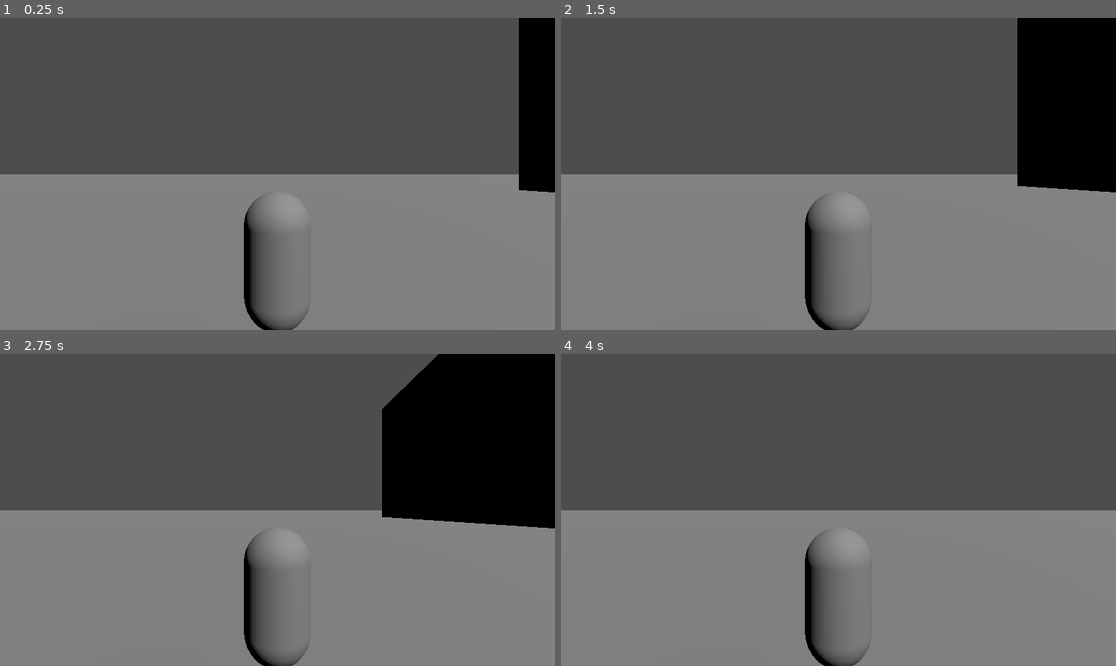
Above: before the commit, frames 1-4 (two rows, left to right).
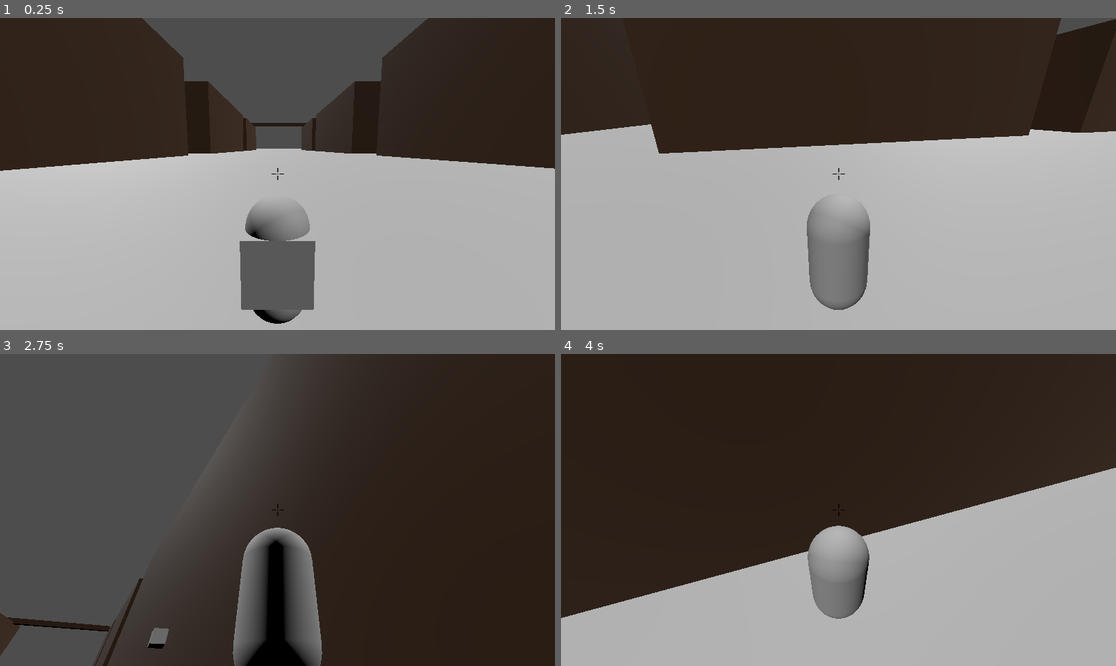
Above: after the commit, the same moments.

Repository: IgorMianowany/RC-Final
Game: Godot game, scene res://level.tscn
The game is run twice, just before and just after one commit, with the same random seed, the same clock (stepped at 60 frames per second) and the same inputs.
Inputs (mouse positions are in pixels of both pictures, inside the frame that each line leads up to):
- Up to frame 1 (0.25 s): no input
- Up to frame 2 (1.5 s): tap Enter (ui_accept) at 0.5, 0.6 s; move the mouse to (960, 158) at 0.52 s; hold E (fire_right_hook, bound only after the commit) 0.53-1.28 s; tap Space (jump, bound only after the commit) at 0.77, 0.8, 1.07, 1.35 s; move the mouse to (727, 189) at 1.27 s; hold S (backward) from 1.28 s (still down)
- Up to frame 3 (2.75 s): tap Space (jump, bound only after the commit) at 1.52, 1.82, 2.3 s; tap Enter (ui_accept) at 1.55, 2.1 s; move the mouse to (333, 441) at 2.02 s; release S (backward) at 2.03 s; hold E (fire_right_hook, bound only after the commit) from 2.03 s (still down)
- Up to frame 4 (4 s): move the mouse to (810, 572) at 2.77 s; release E (fire_right_hook, bound only after the commit) at 2.78 s; hold W (forward) 2.78-3.53 s; tap Enter (ui_accept) at 2.85 s; tap Space (jump, bound only after the commit) at 3.02, 3.32, 3.6, 3.77 s; move the mouse to (1005, 556) at 3.52 s; hold A (left) from 3.53 s (still down)

The runs differ from the first frame. In frame 1, 87% of the frame differs, in the area x 0-100%, y 0-100%; in frame 2, 98%; in frame 3, 73%; in frame 4, 99%.

Commit message:
movement, basic grapple

Diff:
--- /dev/null
+++ b/grappling_hook.gd
@@ -0,0 +1,46 @@
+extends Node3D
+class_name GrapplingHook
+
+var can_fire : bool = true
+var direction : Vector3 = Vector3.ZERO
+var lifetime : float = 1.5
+var player : Player
+var collided : bool = false
+
+@export var speed : float = 100
+
+@onready var raycast : RayCast3D = $RayCast3D
+
+func _ready():
+	raycast.enabled = false
+
+func _physics_process(delta: float) -> void:
+	transform.origin += direction
+	lifetime -= delta
+	#if (raycast.is_colliding()):
+		#print("colliding")
+	if (raycast.is_colliding() and not collided):
+		lifetime = 3
+		direction = Vector3.ZERO
+		collided = true
+
+	if lifetime < 0:
+		reset_hook()
+
+
+
+func fire(_direction : Vector3):
+	if (not can_fire):
+		return
+	raycast.enabled = true
+	direction = _direction
+	can_fire = false
+	lifetime = 1.5
+	#await(get_tree().create_timer(lifetime).timeout)
+
+func reset_hook():
+	reparent(player)
+	direction = Vector3.ZERO
+	can_fire = true
+	transform.origin = Vector3.ZERO
+	collided = false
--- /dev/null
+++ b/grappling_hook.tscn
@@ -0,0 +1,17 @@
+[gd_scene load_steps=3 format=3 uid="uid://b44eg43mq7p14"]
+
+[ext_resource type="Script" uid="uid://g7s8myhuqtvg" path="res://grappling_hook.gd" id="1_636o4"]
+
+[sub_resource type="BoxMesh" id="BoxMesh_m334j"]
+
+[node name="GrapplingHook" type="Node3D"]
+script = ExtResource("1_636o4")
+
+[node name="MeshInstance3D" type="MeshInstance3D" parent="."]
+mesh = SubResource("BoxMesh_m334j")
+
+[node name="RayCast3D" type="RayCast3D" parent="."]
+transform = Transform3D(-32.00884, 0, 0, 0, -13.403767, 0, 0, 0, -1.976073, 0, 0, -0.50522584)
+target_position = Vector3(0, 0, 1)
+hit_from_inside = true
+collide_with_areas = true
--- a/house.tscn
+++ b/house.tscn
@@ -7,7 +7,15 @@
 material = SubResource("StandardMaterial3D_g5ubp")
 size = Vector3(40, 35, 100)
 
+[sub_resource type="ConvexPolygonShape3D" id="ConvexPolygonShape3D_g5ubp"]
+points = PackedVector3Array(20, 17.5, 50, 20, -17.5, 50, 20, 17.5, -50, -20, 17.5, 50, -20, -17.5, 50, 20, -17.5, -50, -20, 17.5, -50, -20, -17.5, -50)
+
 [node name="House" type="Node3D"]
 
 [node name="MeshInstance3D" type="MeshInstance3D" parent="."]
 mesh = SubResource("BoxMesh_g5ubp")
+
+[node name="StaticBody3D" type="StaticBody3D" parent="MeshInstance3D"]
+
+[node name="CollisionShape3D" type="CollisionShape3D" parent="MeshInstance3D/StaticBody3D"]
+shape = SubResource("ConvexPolygonShape3D_g5ubp")
--- a/level.tscn
+++ b/level.tscn
@@ -11,13 +11,13 @@
 [node name="Level" type="Node3D"]
 
 [node name="Player" parent="." instance=ExtResource("1_u52ul")]
-transform = Transform3D(1, 0, 0, 0, 1, 0, 0, 0, 1, 0, -17.004032, 0)
+transform = Transform3D(-1, 0, -8.742278e-08, 0, 1, 0, 8.742278e-08, 0, -1, 0, -17.004032, 0)
 
 [node name="DirectionalLight3D" type="DirectionalLight3D" parent="."]
 transform = Transform3D(0.7453131, -0.48937026, 0.45279703, 0, 0.6791467, 0.7340026, -0.6667146, -0.54706174, 0.50617695, -49.838715, 82.24616, -61.123276)
 
-[node name="House" parent="." instance=ExtResource("2_vonw3")]
-transform = Transform3D(1, 0, 0, 0, 1, 0, 0, 0, 1, 53.874985, -0.50403214, 24.53395)
+[node name="DirectionalLight3D2" type="DirectionalLight3D" parent="."]
+transform = Transform3D(-0.4945489, 0.6379582, -0.59028023, 0, 0.6791467, 0.7340026, 0.86914986, 0.3630001, -0.3358712, -268.0927, 82.24616, -61.123276)
 
 [node name="MeshInstance3D" type="MeshInstance3D" parent="."]
 transform = Transform3D(8927.3125, 0, 0, 0, 1, 0, 0, 0, 9157.162, -1.1100922, -18.004028, 0.35760498)
@@ -27,3 +27,29 @@
 
 [node name="CollisionShape3D" type="CollisionShape3D" parent="MeshInstance3D/StaticBody3D"]
 shape = SubResource("ConvexPolygonShape3D_vonw3")
+
+[node name="Map" type="Node3D" parent="."]
+
+[node name="House" parent="Map" instance=ExtResource("2_vonw3")]
+transform = Transform3D(1, 0, 0, 0, 1, 0, 0, 0, 1, 53.874985, -0.50403214, 24.53395)
+
+[node name="House2" parent="Map" instance=ExtResource("2_vonw3")]
+transform = Transform3D(1, 0, 0, 0, 1, 0, 0, 0, 1, -57.63482, -0.50403214, 24.53395)
+
+[node name="House3" parent="Map" instance=ExtResource("2_vonw3")]
+transform = Transform3D(1, 0, 0, 0, 1, 0, 0, 0, 1, 53.874985, -0.50403214, 150.79834)
+
+[node name="House4" parent="Map" instance=ExtResource("2_vonw3")]
+transform = Transform3D(1, 0, 0, 0, 1, 0, 0, 0, 1, -57.63482, -0.50403214, 150.79834)
+
+[node name="House5" parent="Map" instance=ExtResource("2_vonw3")]
+transform = Transform3D(-4.37113e-08, 0, 81.39147, 0, 97.98016, 0, -0.999998, 0, -3.5577343e-06, 53.874985, -0.50403214, -92.8513)
+
+[node name="House6" parent="Map" instance=ExtResource("2_vonw3")]
+transform = Transform3D(1, 0, 0, 0, 1, 0, 0, 0, 1, 53.874985, -0.50403214, 271.5868)
+
+[node name="House7" parent="Map" instance=ExtResource("2_vonw3")]
+transform = Transform3D(1, 0, 0, 0, 1, 0, 0, 0, 1, -57.63482, -0.50403214, 271.5868)
+
+[node name="House8" parent="Map" instance=ExtResource("2_vonw3")]
+transform = Transform3D(-8.830395e-09, 0, 1.1065412, 0, 0.11853662, 0, -0.2020159, 0, -4.8368452e-08, -4.3764668, 17.897982, 294.35654)
--- a/player.gd
+++ b/player.gd
@@ -1,9 +1,20 @@
 extends CharacterBody3D
+class_name Player
 
 
 const SPEED = 50
-const JUMP_VELOCITY = 4.5
+const JUMP_VELOCITY = 10
 
+@export var sensitivity : float = 1000
+
+@onready var camera_pivot : Node3D = $CameraPivot
+@onready var right_hook : GrapplingHook = $GrapplingHookRight
+@onready var left_hook : GrapplingHook = $GrapplingHookLeft
+
+func _ready() -> void:
+	Input.mouse_mode = Input.MOUSE_MODE_CAPTURED
+	right_hook.player = self
+	left_hook.player = self
 
 func _physics_process(delta: float) -> void:
 	# Add the gravity.
@@ -11,7 +22,7 @@
 		velocity += get_gravity() * delta
 
 	# Handle jump.
-	if Input.is_action_just_pressed("ui_accept") and is_on_floor():
+	if Input.is_action_just_pressed("jump") and is_on_floor():
 		velocity.y = JUMP_VELOCITY
 
 	# Get the input direction and handle the movement/deceleration.
@@ -25,4 +36,39 @@
 		velocity.x = move_toward(velocity.x, 0, SPEED)
 		velocity.z = move_toward(velocity.z, 0, SPEED)
 
+	#look_at(direction)
 	move_and_slide()
+
+func _input(event: InputEvent) -> void:
+	if (event.is_action_pressed("quit")):
+		get_tree().quit()
+	if (event is InputEventMouseMotion):
+		#camera_pivot.rotation.y -= event.relative.x / sensitivity
+		rotation.y -= event.relative.x / sensitivity
+		camera_pivot.rotation.x -= event.relative.y / sensitivity
+		camera_pivot.rotation.x = clamp(camera_pivot.rotation.x, deg_to_rad(-45), deg_to_rad(90))
+
+	if (event.is_action_pressed("fire_right_hook")):
+		fire_right_hook()
+
+func fire_right_hook():
+	var dir = get_aimed_at_direction()
+	right_hook.reparent(get_parent())
+	#right_hook.transform.origin = get_aimed_at_direction()
+	#right_hook.rotation = rotation
+	right_hook.look_at(transform.origin + dir)
+	right_hook.fire(dir)
+
+func get_aimed_at_direction() -> Vector3:
+	var cam = get_viewport().get_camera_3d()
+	var mousepos = get_viewport().get_mouse_position()
+
+	var origin = cam.project_ray_origin(mousepos)
+	var end = origin + cam.project_ray_normal(mousepos) * 100
+	return origin.direction_to(end)
+	#var query = PhysicsRayQueryParameters3D.create(origin, end)
+	#query.collide_with_areas = true
+	#query.collision_mask = 1
+	#
+	#var result = space_state.intersect_ray(query) # raycast result
+	#return result.get("position")
--- a/player.tscn
+++ b/player.tscn
@@ -1,13 +1,17 @@
-[gd_scene load_steps=4 format=3 uid="uid://22hv6nv2jb0f"]
+[gd_scene load_steps=6 format=3 uid="uid://22hv6nv2jb0f"]
 
 [ext_resource type="Script" uid="uid://dh86iydwq6rcv" path="res://player.gd" id="1_4flbx"]
+[ext_resource type="Texture2D" uid="uid://cmq0ax3fctngx" path="res://icons8-crosshair-32.png" id="2_onrkg"]
+[ext_resource type="PackedScene" uid="uid://b44eg43mq7p14" path="res://grappling_hook.tscn" id="3_i3pqv"]
 
 [sub_resource type="CapsuleMesh" id="CapsuleMesh_sh265"]
 
 [sub_resource type="CapsuleShape3D" id="CapsuleShape3D_sh265"]
 
 [node name="Player" type="CharacterBody3D"]
+collision_layer = 2
 script = ExtResource("1_4flbx")
+sensitivity = 300.0
 
 [node name="MeshInstance3D" type="MeshInstance3D" parent="."]
 mesh = SubResource("CapsuleMesh_sh265")
@@ -15,6 +19,37 @@
 [node name="CollisionShape3D" type="CollisionShape3D" parent="."]
 shape = SubResource("CapsuleShape3D_sh265")
 
-[node name="Camera3D" type="Camera3D" parent="."]
-transform = Transform3D(1, 0, 0, 0, 1, 0, 0, 0, 1, 0, 1.2635784, 3.0568504)
+[node name="CameraPivot" type="Node3D" parent="."]
+transform = Transform3D(1, 0, 0, 0, 1, 0, 0, 0, 1, 0, 0.81390524, 0)
+
+[node name="Camera3D" type="Camera3D" parent="CameraPivot"]
+transform = Transform3D(1, 0, 0, 0, 0.99211687, 0.12531592, 0, -0.12531592, 0.99211687, 0, 0.9051182, 3.0568504)
 current = true
+
+[node name="Control" type="Control" parent="."]
+layout_mode = 3
+anchors_preset = 15
+anchor_right = 1.0
+anchor_bottom = 1.0
+grow_horizontal = 2
+grow_vertical = 2
+
+[node name="MarginContainer" type="MarginContainer" parent="Control"]
+layout_mode = 1
+anchors_preset = 8
+anchor_left = 0.5
+anchor_top = 0.5
+anchor_right = 0.5
+anchor_bottom = 0.5
+grow_horizontal = 2
+grow_vertical = 2
+
+[node name="Sprite2D" type="Sprite2D" parent="Control/MarginContainer"]
+position = Vector2(1, 0)
+scale = Vector2(1.5, 1.5)
+texture = ExtResource("2_onrkg")
+
+[node name="GrapplingHookRight" parent="." instance=ExtResource("3_i3pqv")]
+
+[node name="GrapplingHookLeft" parent="." instance=ExtResource("3_i3pqv")]
+visible = false
--- a/project.godot
+++ b/project.godot
@@ -14,6 +14,11 @@
 run/main_scene="uid://bu38p3sepgw66"
 config/features=PackedStringArray("4.5", "Forward Plus")
 config/icon="res://icon.svg"
+
+[display]
+
+window/size/viewport_width=1920
+window/size/viewport_height=1080
 
 [input]
 
@@ -37,3 +42,27 @@
 "events": [Object(InputEventKey,"resource_local_to_scene":false,"resource_name":"","device":-1,"window_id":0,"alt_press …(192 unchanged characters)…
 ]
 }
+quit={
+"deadzone": 0.2,
+"events": [Object(InputEventKey,"resource_local_to_scene":false,"resource_name":"","device":-1,"window_id":0,"alt_pressed":false,"shift_pressed":false,"ctrl_pressed":false,"meta_pressed":false,"pressed":false,"keycode":0,"physical_keycode":4194305,"key_label":0,"unicode":0,"location":0,"echo":false,"script":null)
+]
+}
+jump={
+"deadzone": 0.2,
+"events": [Object(InputEventKey,"resource_local_to_scene":false,"resource_name":"","device":-1,"window_id":0,"alt_pressed":false,"shift_pressed":false,"ctrl_pressed":false,"meta_pressed":false,"pressed":false,"keycode":0,"physical_keycode":32,"key_label":0,"unicode":32,"location":0,"echo":false,"script":null)
+]
+}
+fire_right_hook={
+"deadzone": 0.2,
+"events": [Object(InputEventKey,"resource_local_to_scene":false,"resource_name":"","device":-1,"window_id":0,"alt_pressed":false,"shift_pressed":false,"ctrl_pressed":false,"meta_pressed":false,"pressed":false,"keycode":0,"physical_keycode":69,"key_label":0,"unicode":101,"location":0,"echo":false,"script":null)
+]
+}
+fire_left_hook={
+"deadzone": 0.2,
+"events": [Object(InputEventKey,"resource_local_to_scene":false,"resource_name":"","device":-1,"window_id":0,"alt_pressed":false,"shift_pressed":false,"ctrl_pressed":false,"meta_pressed":false,"pressed":false,"keycode":0,"physical_keycode":81,"key_label":0,"unicode":113,"location":0,"echo":false,"script":null)
+]
+}
+
+[layer_names]
+
+3d_physics/layer_2="Player"
Not shown, added: grappling_hook.gd.uid
Not shown: 1 places in house.tscn that only renumber resources
Binary file added: icons8-crosshair-32.png
Not shown, added: icons8-crosshair-32.png.import
